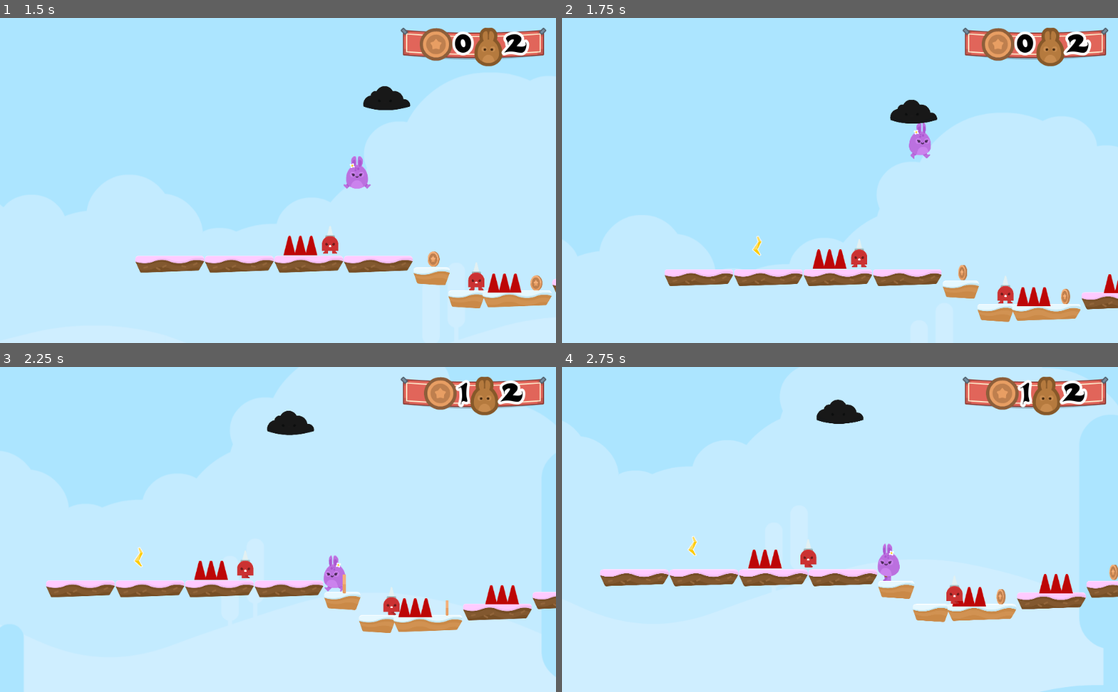
Above: before the commit, frames 1-4 (two rows, left to right).
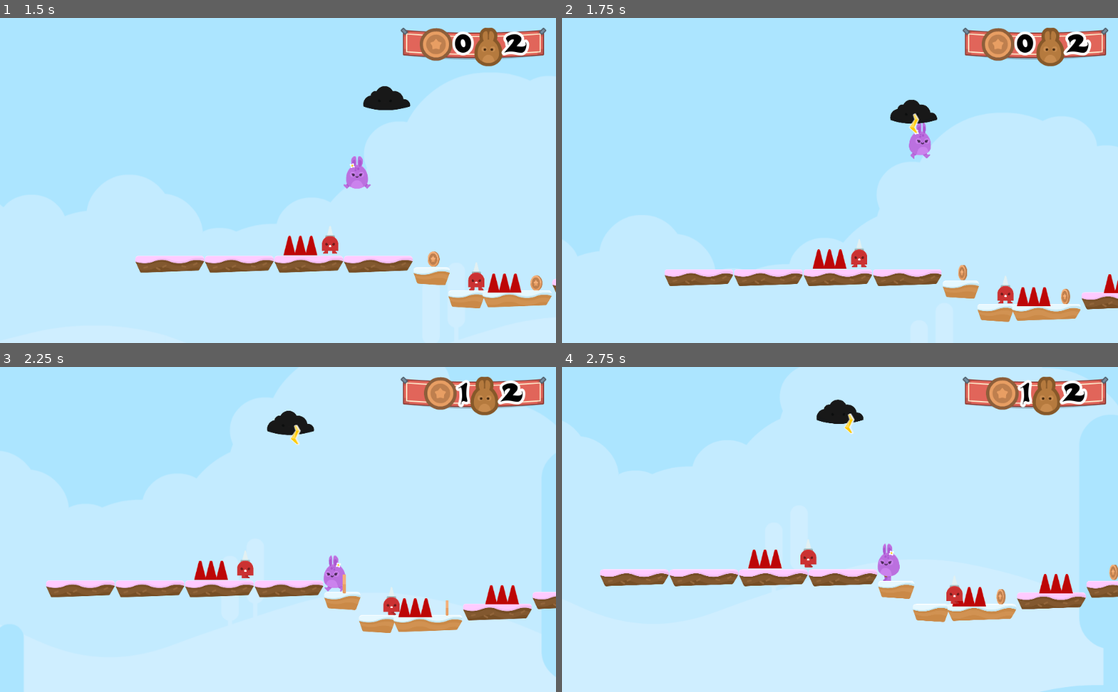
Above: after the commit, the same moments.

Repository: KennedyMungai/SimplePlatformer
Game: Godot game, scene res://Scenes/Levels/Level1.tscn
Same seed, same stepped clock (60 frames per second), same inputs: the game is played once before the commit and once after it.
Inputs:
- Up to frame 1 (1.5 s): hold D (right) from 0.53 s (still down); tap W (jump) at 0.77 s
- Up to frame 2 (1.75 s): keep holding D (right); tap W (jump) at 1.52 s
- Up to frame 3 (2.25 s): release D (right) at 2.03 s; hold A (left) from 2.03 s (still down)
- Up to frame 4 (2.75 s): keep holding A (left)

Frame 1 is identical in both runs. In frame 2, 0.1% of the frame differs, in the area x 34-65%, y 29-74%; in frame 3, 0.1%, in the area x 24-55%, y 17-62%; in frame 4, 0.1%.

Commit message:
The global position of the lighning is set to the global position of the parent

Diff:
--- a/Scripts/Lightning.gd
+++ b/Scripts/Lightning.gd
@@ -3,3 +3,4 @@
 
 func _ready() -> void:
 	set_as_toplevel(true);
+	global_position = get_parent().global_position;
